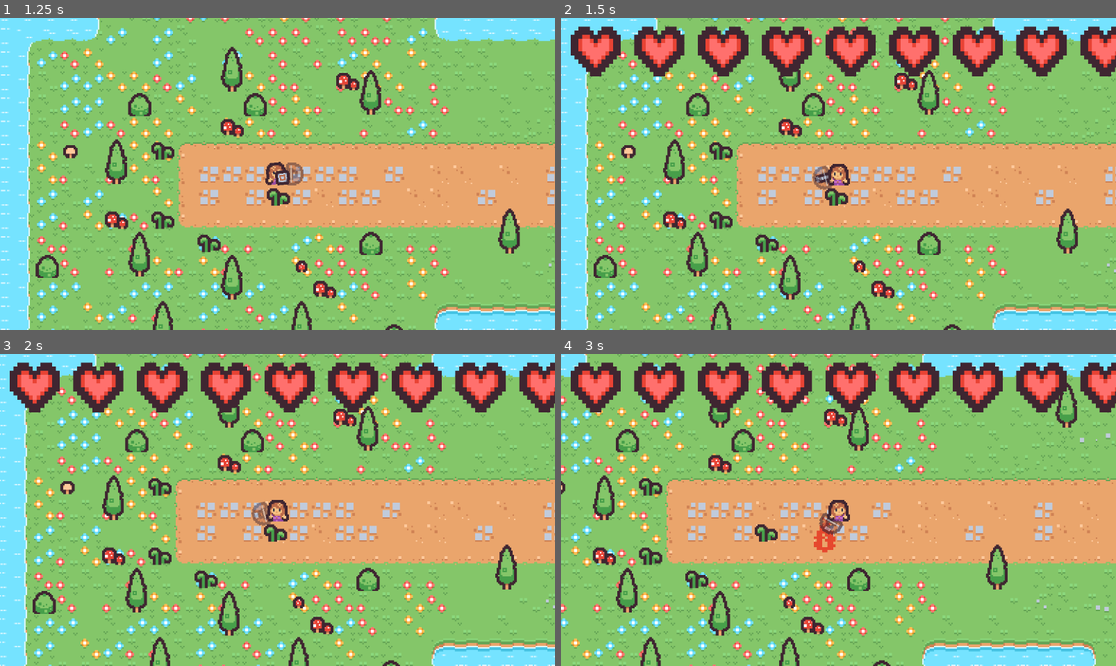
Above: before the commit, frames 1-4 (two rows, left to right).
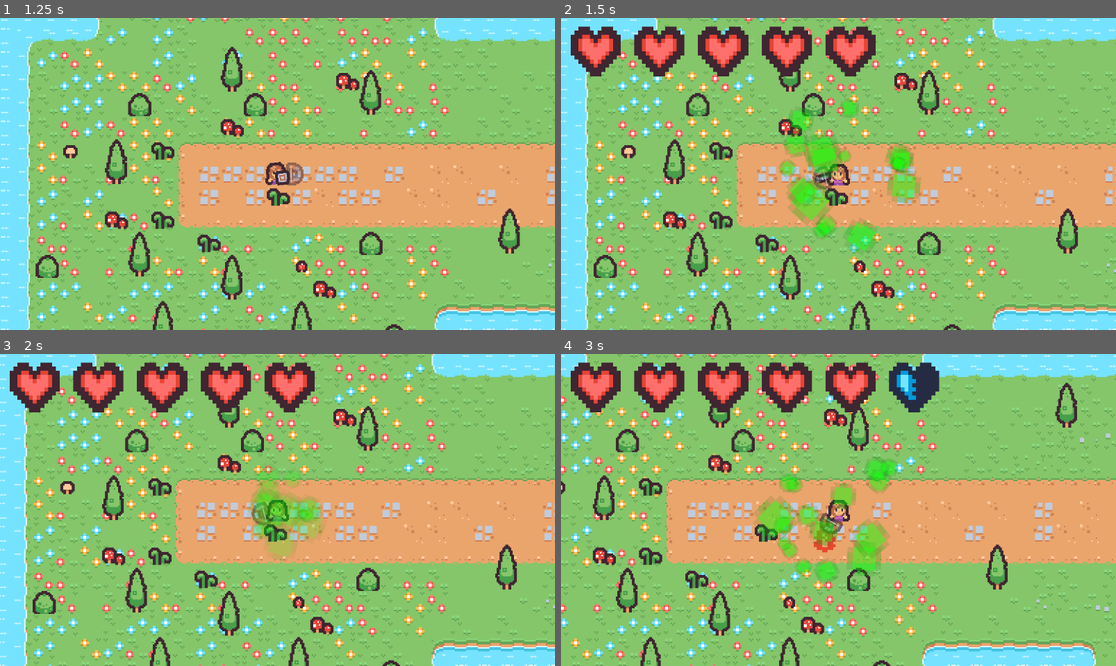
Above: after the commit, the same moments.

Repository: HazardWare/Hazardous-Quest
Game: Godot game, scene res://scenes/world/overworld.tscn
Two runs of this game, one before a commit and one after it. Both use one fixed random seed, a clock stepped at 60 frames per second and the inputs below.
Inputs (mouse positions are in pixels of both pictures, inside the frame that each line leads up to):
- Up to frame 1 (1.25 s): tap Enter at 0.5 s; move the mouse to (399, 158) at 0.52 s; hold D (walk_right) from 0.53 s (still down); hold Shift (shield) from 0.53 s (still down); tap Space (sword) at 0.8 s
- Up to frame 2 (1.5 s): move the mouse to (727, 189) at 1.27 s; release D (walk_right) at 1.28 s; release Shift (shield) at 1.28 s; hold Down (ui_down) from 1.28 s (still down); tap Space (sword) at 1.35 s
- Up to frame 3 (2 s): keep holding Down (ui_down); tap Shift (shield) at 1.55 s
- Up to frame 4 (3 s): move the mouse to (894, 441) at 2.02 s; release Down (ui_down) at 2.03 s; press the mouse at (894, 441) at 2.03 s; hold D (walk_right) 2.03-2.78 s; tap Space (sword) at 2.3 s; move the mouse to (810, 572) at 2.77 s; release the mouse at (810, 572) at 2.78 s; hold Up (ui_up) from 2.78 s (still down); right-click (810, 572) at 2.85 s

Frame 1 is identical in both runs. In frame 2, 8.1% of the frame differs, in the area x 39-100%, y 2-76%; in frame 3, 6.4%; in frame 4, 7.7%.

Commit message:
Hearts are doneand stuff

Diff:
--- a/scenes/components/CharacterComponents.tscn
+++ b/scenes/components/CharacterComponents.tscn
@@ -17,23 +17,19 @@
 
 [sub_resource type="Gradient" id="Gradient_aech8"]
 offsets = PackedFloat32Array(0, 0.450704, 0.633803, 1)
-colors = PackedColorArray(1, 1, 1, 1, 0.527344, 0.527344, 0.527344, 1, 0.136719, 0.136719, 0.136719, 0, 1, 1, 1, 0)
+colors = PackedColorArray(1, 1, 1, 1, 1, 1, 1, 1, 0.136719, 0.136719, 0.136719, 0, 1, 1, 1, 0)
 
 [sub_resource type="GradientTexture2D" id="GradientTexture2D_qyops"]
 gradient = SubResource("Gradient_aech8")
-width = 16
-height = 16
+width = 8
+height = 8
 fill = 1
 fill_from = Vector2(0.5, 0.5)
 metadata/_snap_enabled = true
 
-[sub_resource type="Curve" id="Curve_go248"]
-_limits = [0.0, 100.0, 0.0, 1.0]
-_data = [Vector2(0, 0), 0.0, 0.0, 0, 0, Vector2(0.99999, 38.4615), 0.0, 0.0, 0, 0]
-point_count = 2
-
 [sub_resource type="Gradient" id="Gradient_q1iot"]
-colors = PackedColorArray(1, 1, 1, 0.47451, 1, 1, 1, 0)
+offsets = PackedFloat32Array(0, 0.089701, 0.156146, 0.890365)
+colors = PackedColorArray(1, 1, 1, 0, 1, 1, 1, 1, 1, 1, 1, 1, 1, 1, 1, 0)
 
 [node name="CharacterComponents" type="Node"]
 
@@ -55,11 +51,39 @@
 lifetime_randomness = 0.56
 direction = Vector2(0, 0)
 spread = 180.0
-gravity = Vector2(0, 0)
 initial_velocity_min = 120.0
 initial_velocity_max = 120.0
-damping_max = 25.0
-damping_curve = SubResource("Curve_go248")
+angular_velocity_min = -128.0
+angular_velocity_max = 73.55
+scale_amount_max = 5.0
 color = Color(0.85098, 0.0470588, 0.0470588, 0.666667)
 color_ramp = SubResource("Gradient_q1iot")
 script = ExtResource("2_cx5rm")
+
+[node name="HealthParticles" type="CPUParticles2D" parent="."]
+z_index = 3
+texture_filter = 1
+emitting = false
+amount = 16
+texture = SubResource("GradientTexture2D_qyops")
+lifetime = 1.25
+one_shot = true
+explosiveness = 1.0
+randomness = 1.0
+local_coords = true
+emission_shape = 2
+emission_sphere_radius = 48.42
+direction = Vector2(0, 0)
+spread = 0.0
+gravity = Vector2(0, 0)
+angular_velocity_min = -498.7
+angular_velocity_max = 432.0
+radial_accel_min = -100.0
+radial_accel_max = -100.0
+tangential_accel_min = 18.89
+tangential_accel_max = 37.78
+scale_amount_min = 1.3
+scale_amount_max = 4.9
+color = Color(0, 1, 0, 0.47451)
+color_ramp = SubResource("Gradient_q1iot")
+script = ExtResource("2_cx5rm")
--- a/scenes/player/ui/ui.gd
+++ b/scenes/player/ui/ui.gd
@@ -1,24 +1,41 @@
 extends Control
 
 func update_health(player : Character):
+
+	# Clear children
 	for child in $HealthBar.get_children():
 		child.queue_free()
 
-	# I could probably make this better, but idk how.
-	for i in player.maximumHealth:
+	# Red health
+	var maxHearts := int(ceil(player.maximumHealth / 2.0))
+	var fullHearts := player.redHealth / 2
+	var hasHalfHeart := player.redHealth % 2 == 1
+
+	for i in (maxHearts):
 		var this_heart : Heart = Heart.new()
 
-		if i < player.redHealth:
-			this_heart.initiate_heart(Heart.POSSIBLE_HEARTS.FULL,false)
+		if i < fullHearts:
+			this_heart.initiate_heart(Heart.POSSIBLE_HEARTS.FULL, false)
+		elif i == fullHearts and hasHalfHeart:
+			this_heart.initiate_heart(Heart.POSSIBLE_HEARTS.HALF, false)
 		else:
-			this_heart.initiate_heart(Heart.POSSIBLE_HEARTS.EMPTY,false)
+			this_heart.initiate_heart(Heart.POSSIBLE_HEARTS.EMPTY, false)
 
 		$HealthBar.add_child(this_heart)
 
-	for i in player.blueHealth:
+	# Blue health
+	var blueHearts := int(ceil(player.blueHealth / 2.0))
+	var fullBlueHearts := player.blueHealth / 2
+	var hasHalfBlue := player.blueHealth % 2 == 1
+
+	for i in (blueHearts):
 		var this_heart : Heart = Heart.new()
 
-		if i < player.blueHealth:
-			this_heart.initiate_heart(Heart.POSSIBLE_HEARTS.FULL,true)
+		if i < fullBlueHearts:
+			this_heart.initiate_heart(Heart.POSSIBLE_HEARTS.FULL, true)
+		elif i == fullBlueHearts and hasHalfBlue:
+			this_heart.initiate_heart(Heart.POSSIBLE_HEARTS.HALF, true)
+		else:
+			this_heart.initiate_heart(Heart.POSSIBLE_HEARTS.EMPTY, true)
 
 		$HealthBar.add_child(this_heart)
--- a/scripts/class_character.gd
+++ b/scripts/class_character.gd
@@ -37,8 +37,18 @@
 		health = setHealth(value)
 
 		if(_prev > health):
+
+			var currentParticle = $CharacterComponents/BloodParticles.duplicate()
+			currentParticle.emitting = true
+			add_child(currentParticle)
+
 			onDamaged.emit(health-value)
 		else:
+
+			var currentParticle = $CharacterComponents/HealthParticles.duplicate()
+			currentParticle.emitting = true
+			add_child(currentParticle)
+
 			onHeal.emit(health-value)
 	get:
 		return redHealth + blueHealth
@@ -73,9 +83,7 @@
 		if (shielding or iFraming or invulnerable):
 			return health
 
-		var currentParticle = $CharacterComponents/BloodParticles.duplicate()
-		currentParticle.emitting = true
-		add_child(currentParticle)
+
 
 
 		# Make sure blue hearts are hit first.
@@ -87,6 +95,8 @@
 
 	# Healed. Preferably don't heal HEALTH and instead either use redHealth or blueHealth
 	if( value > health ):
+
+
 
 		if( value >= maximumHealth ):
 			redHealth = maximumHealth
Not shown: 1 places in scenes/components/CharacterComponents.tscn that only renumber resources
